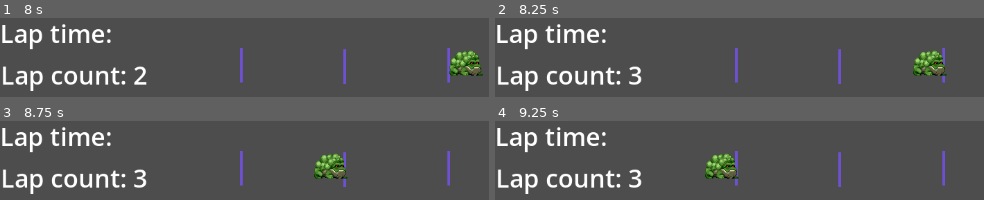
Above: before the commit, frames 1-4 (two rows, left to right).
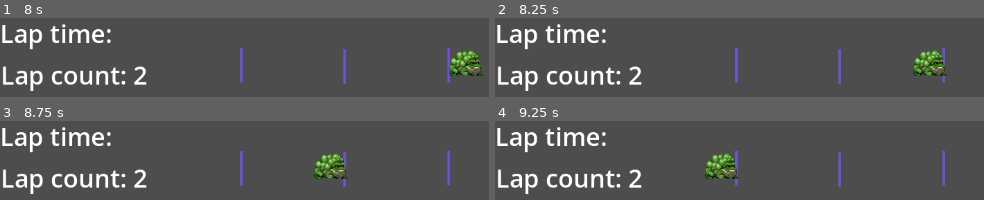
Above: after the commit, the same moments.

Repository: uni-999/METALHEADS
Game: Godot game, scene res://scenes/levels/test_lap.tscn
Same seed, same stepped clock (60 frames per second), same inputs: the game is played once before the commit and once after it.
Inputs:
- Up to frame 1 (8 s): tap Enter at 0.5 s; hold Right (ui_right) 0.53-1.28 s; hold Left (ui_left) 1.28-2.03 s; hold Right (ui_right) 2.03-3.53 s; hold Left (ui_left) 3.53-5.78 s; hold Right (ui_right) from 5.78 s (still down)
- Up to frame 2 (8.25 s): release Right (ui_right) at 8.03 s; hold Left (ui_left) from 8.03 s (still down)
- Up to frame 3 (8.75 s): keep holding Left (ui_left)
- Up to frame 4 (9.25 s): keep holding Left (ui_left)

Frame 1 is identical in both runs. In frame 2, 0.3% of the frame differs, in the area x 27-31%, y 62-85%; in frame 3, 0.3%; in frame 4, 0.3%.

Commit message:
Fixed the checkpoint system

Diff:
--- a/scripts/lap_logic.gd
+++ b/scripts/lap_logic.gd
@@ -28,20 +28,22 @@
 
 func _on_sector_1_body_entered(body: Node2D) -> void:
 	print(body, ' has passed Sector 1')
-	if body in racers:
-		tracking[body.name][0] += 1
-	print(tracking[body.name])
+	var checks = tracking[body.name]
+	if body in racers and checks[0] == checks[1] and checks[0] == checks[2]:
+		checks[0] += 1
+	print(checks)
 
 func _on_sector_2_body_entered(body: Node2D) -> void:
 	print(body, ' has passed Sector 2')
-	if body in racers:
-		tracking[body.name][1] += 1
-	print(tracking[body.name])
+	var checks = tracking[body.name]
+	if body in racers and checks[0] > checks[1]:
+		checks[1] += 1
+	print(checks)
 
 func _on_sector_3_body_entered(body: Node2D) -> void:
 	print(body, ' has passed Sector 3')
 	var checks = tracking[body.name]
-	if body in racers:
+	if body in racers and checks[1] > checks[2] and checks[0] > checks[2]:
 		checks[2] += 1
 	print(checks)
 	if body.lap_count < checks.min():
